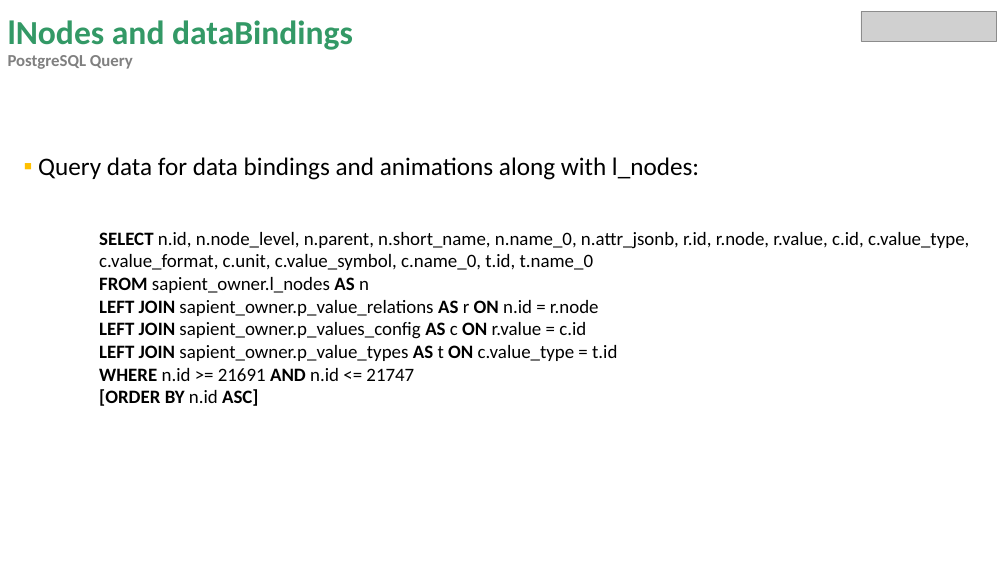
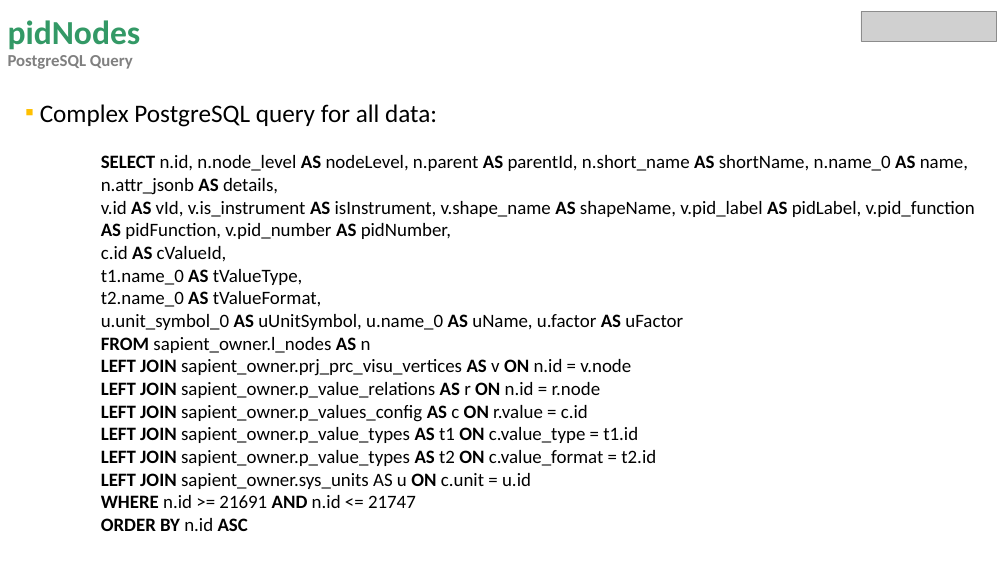
Before and after one commit to miguelrk/tum-mw-bachelorarbeit, a slide deck: slide 9 of 3 Entwicklungsphase/weekly_meeting_15.pptx (slide 8 before the commit). Drawn at 1008x567 pixels with LibreOffice and Linux fonts; fonts in the diff are those of the drawing; grey boxes stand for pictures. Boxes give left, top, right and bottom in pixels: in the first picture for what was removed or moved away, otherwise in the second. Text is boxed around its words. In the diff, an @@ line names an element or a change of style, - is before the commit and + after.

Commit message:
Finished boardlet. (data queries, sapientBind object generation, responsive design, etc done). Graphing algorithm could still be improved.

```diff
--- a/3 Entwicklungsphase/weekly_meeting_15.pptx
+++ b/3 Entwicklungsphase/weekly_meeting_15.pptx
@@ title at <box>8,20,141,69</box>: text changed; size 32 to 16 pt; text colour #339966 to #808080 @@
-lNodes and dataBindings
-PostgreSQL Query
+pidNodes
+PostgreSQL Query
@@ text "Complex PostgreSQL query for all ...": place and size @@
-text "Complex PostgreSQL query for all ..." at <box>38,157,969,406</box>
+text "Complex PostgreSQL query for all ..." at <box>40,104,975,531</box>
@@ text at <box>40,104,975,330</box>: text changed @@
-▪ Query data for data bindings and animations along with l_nodes:
-    SELECT n.id, n.node_level, n.parent, n.short_name, n.name_0, n.attr_jsonb, r.id, r.node, r.value, c.id, c.value_type, c.value_format, c.unit, c.value_symbol, c.name_0, t.id, t.name_0
+▪ Complex PostgreSQL query for all data:
+    SELECT n.id, n.node_level AS nodeLevel, n.parent AS parentId, n.short_name AS shortName, n.name_0 AS name, n.attr_jsonb AS details,
+    v.id AS vId, v.is_instrument AS isInstrument, v.shape_name AS shapeName, v.pid_label AS pidLabel, v.pid_function AS pidFunction, v.pid_number AS pidNumber,
+    c.id AS cValueId,
+    t1.name_0 AS tValueType,
+    t2.name_0 AS tValueFormat,
+    u.unit_symbol_0 AS uUnitSymbol, u.name_0 AS uName, u.factor AS uFactor
@@ text at <box>101,359,631,376</box>: paragraph added @@
+    LEFT JOIN sapient_owner.prj_prc_visu_vertices AS v ON n.id = v.node
@@ text at <box>101,427,656,489</box>: text changed @@
-    LEFT JOIN sapient_owner.p_value_types AS t ON c.value_type = t.id
+    LEFT JOIN sapient_owner.p_value_types AS t1 ON c.value_type = t1.id
+    LEFT JOIN sapient_owner.p_value_types AS t2 ON c.value_format = t2.id
+    LEFT JOIN sapient_owner.sys_units AS u ON c.unit = u.id
@@ text at <box>101,518,248,531</box>: text changed @@
-    [ORDER BY n.id ASC]
+    ORDER BY n.id ASC
```
Also in this commit, not shown: 3 other slides changed, 2 slides added, 2 slides removed, 8 other files.
